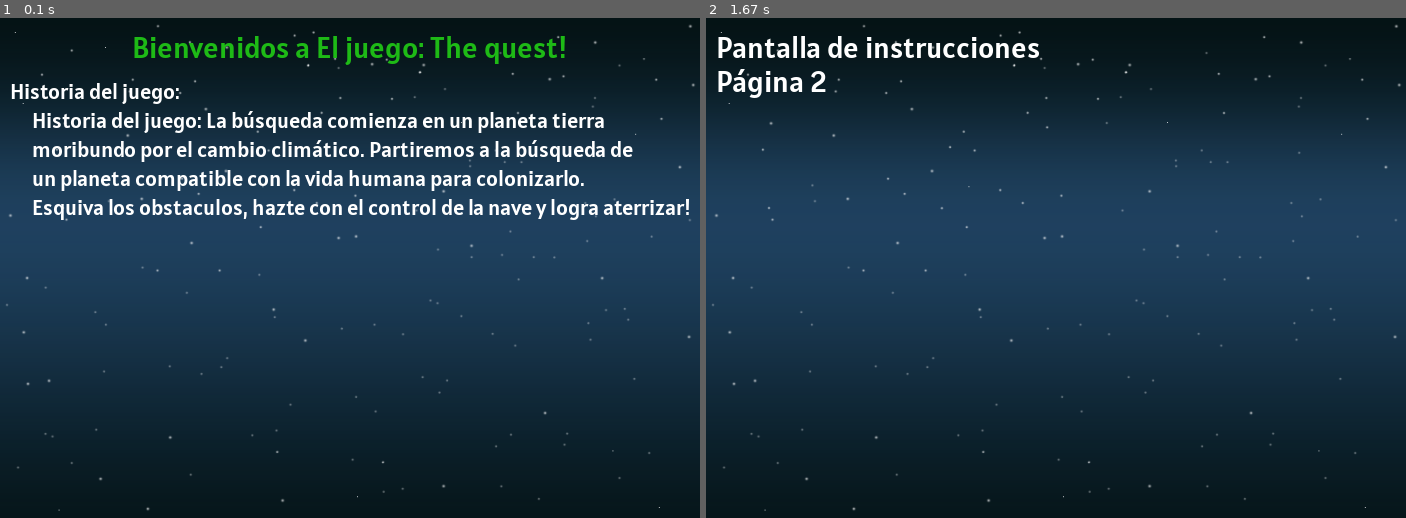
Above: before the commit, frames 1-2 (left to right).
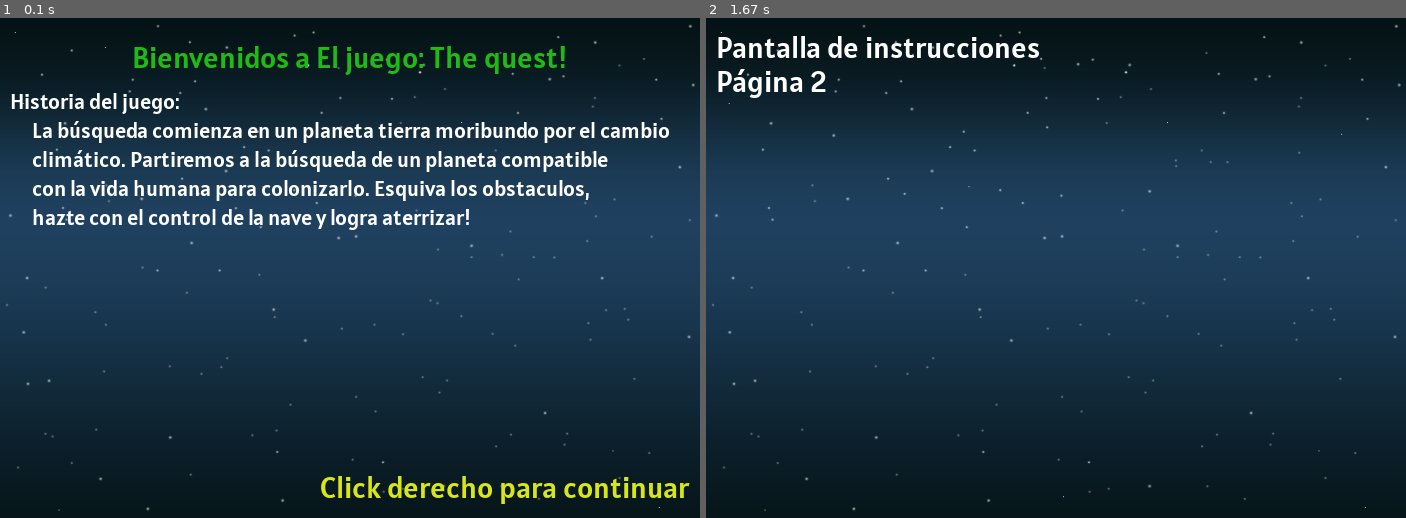
Above: after the commit, the same moments.

Repository: anbreaker/theQuestGamePyGame
Game: pygame game, started from screen.py
Same seed, same stepped clock (60 frames per second), same inputs: the game is played once before the commit and once after it.
Inputs (mouse positions are in pixels of both pictures, inside the frame that each line leads up to):
- Up to frame 1 (0.1 s): no input
- Up to frame 2 (1.67 s): click (1056, 268) at 0.38 s

The runs differ from the first frame. In frame 1, 12% of the frame differs, in the area x 1-99%, y 3-98%; in frame 2, nothing differs.

Commit message:
Primera pantalla terminada, falta dividir en funciones...

Diff:
--- a/screen.py
+++ b/screen.py
@@ -12,6 +12,7 @@
 VERDE = (30, 186, 22)
 BLANCO = (255, 255, 255)
 NEGRO = (0, 0, 0)
+AMARILLO = (216, 229, 24)
 
 # Fotogramas por segundo
 FPS = 60
@@ -66,36 +67,41 @@
             # Podría cargar una imagen realizada por cualquier otro programa.
             # de esta forma sería más fácil y flexible.
 
-            # Texto por lineas y posicion en pantalla
-            linea_texto0 = fuente_titulo.render(
+            # Texto por lineas y posicion en pantalla, (Head)
+            linea_head = fuente_titulo.render(
                 'Bienvenidos a El juego: The quest!', True, VERDE)
             # Para centrar el texto mido su tamaño con esta funcion que devuelve w,h
-            ancho_linea_texto0 = linea_texto0.get_rect().width
+            ancho_linea_head = linea_head.get_rect().width
             # Calculo del posicionamiento de linea_texto1
-            posicion_centrada = (LARGO/2)-(ancho_linea_texto0/2)
+            posicion_centrada = (LARGO/2)-(ancho_linea_head/2)
             # Presentacion del texto en pantalla
-            pantalla.blit(linea_texto0, [posicion_centrada, 10])
+            pantalla.blit(linea_head, [posicion_centrada, 20])
 
-
+            # Introduccion al juego:
             # Texto por lineas y posicion en pantalla
             linea_texto1 = fuente_descripciones.render('Historia del juego:', True, BLANCO)
-            pantalla.blit(linea_texto1, [10, ALTO_TEXTO_TITULOS + fd_linesize])
+            pantalla.blit(linea_texto1, [10, ALTO_TEXTO_TITULOS + 10 + fd_linesize])
 
-            # Texto por lineas y posicion en pantalla
-            linea_texto2 = fuente_descripciones.render('Historia del juego: La búsqueda comienza en un planeta tierra', True, BLANCO)
-            pantalla.blit(linea_texto2, [32, ALTO_TEXTO_TITULOS + fd_linesize * 2])
+            linea_texto2 = fuente_descripciones.render('La búsqueda comienza en un planeta tierra moribundo por el cambio', True, BLANCO)
+            pantalla.blit(linea_texto2, [32, ALTO_TEXTO_TITULOS + 10 + fd_linesize * 2])
 
-            # Texto por lineas y posicion en pantalla
-            linea_texto3 = fuente_descripciones.render('moribundo por el cambio climático. Partiremos a la búsqueda de', True, BLANCO)
-            pantalla.blit(linea_texto3, [32, ALTO_TEXTO_TITULOS + fd_linesize * 3])
+            linea_texto3 = fuente_descripciones.render('climático. Partiremos a la búsqueda de un planeta compatible ', True, BLANCO)
+            pantalla.blit(linea_texto3, [32, ALTO_TEXTO_TITULOS + 10 + fd_linesize * 3])
 
-            # Texto por lineas y posicion en pantalla
-            linea_texto4 = fuente_descripciones.render('un planeta compatible con la vida humana para colonizarlo.', True, BLANCO)
-            pantalla.blit(linea_texto4, [32, ALTO_TEXTO_TITULOS + fd_linesize * 4])
+            linea_texto4 = fuente_descripciones.render('con la vida humana para colonizarlo. Esquiva los obstaculos,', True, BLANCO)
+            pantalla.blit(linea_texto4, [32, ALTO_TEXTO_TITULOS + 10 + fd_linesize * 4])
 
-            # Texto por lineas y posicion en pantalla
-            linea_texto5 = fuente_descripciones.render('Esquiva los obstaculos, hazte con el control de la nave y logra aterrizar!', True, BLANCO)
-            pantalla.blit(linea_texto5, [32, ALTO_TEXTO_TITULOS + fd_linesize * 5])
+            linea_texto5 = fuente_descripciones.render('hazte con el control de la nave y logra aterrizar!', True, BLANCO)
+            pantalla.blit(linea_texto5, [32, ALTO_TEXTO_TITULOS + 10 + fd_linesize * 5])
+
+            # Texto por lineas y posicion en pantalla, (footer)
+            linea_footer = fuente_titulo.render('Click derecho para continuar', True, AMARILLO)
+            # Para centrar el texto mido su tamaño con esta funcion que devuelve w,h
+            ancho_linea_footer = linea_footer.get_rect().width
+            # Calculo del posicionamiento de linea_texto1
+            alineacion_izquierda = (LARGO - ancho_linea_footer -10)
+            # Presentacion del texto en pantalla
+            pantalla.blit(linea_footer, [alineacion_izquierda, ANCHO - 50])
 
 
         if pagina_de_instrucciones == 2:
